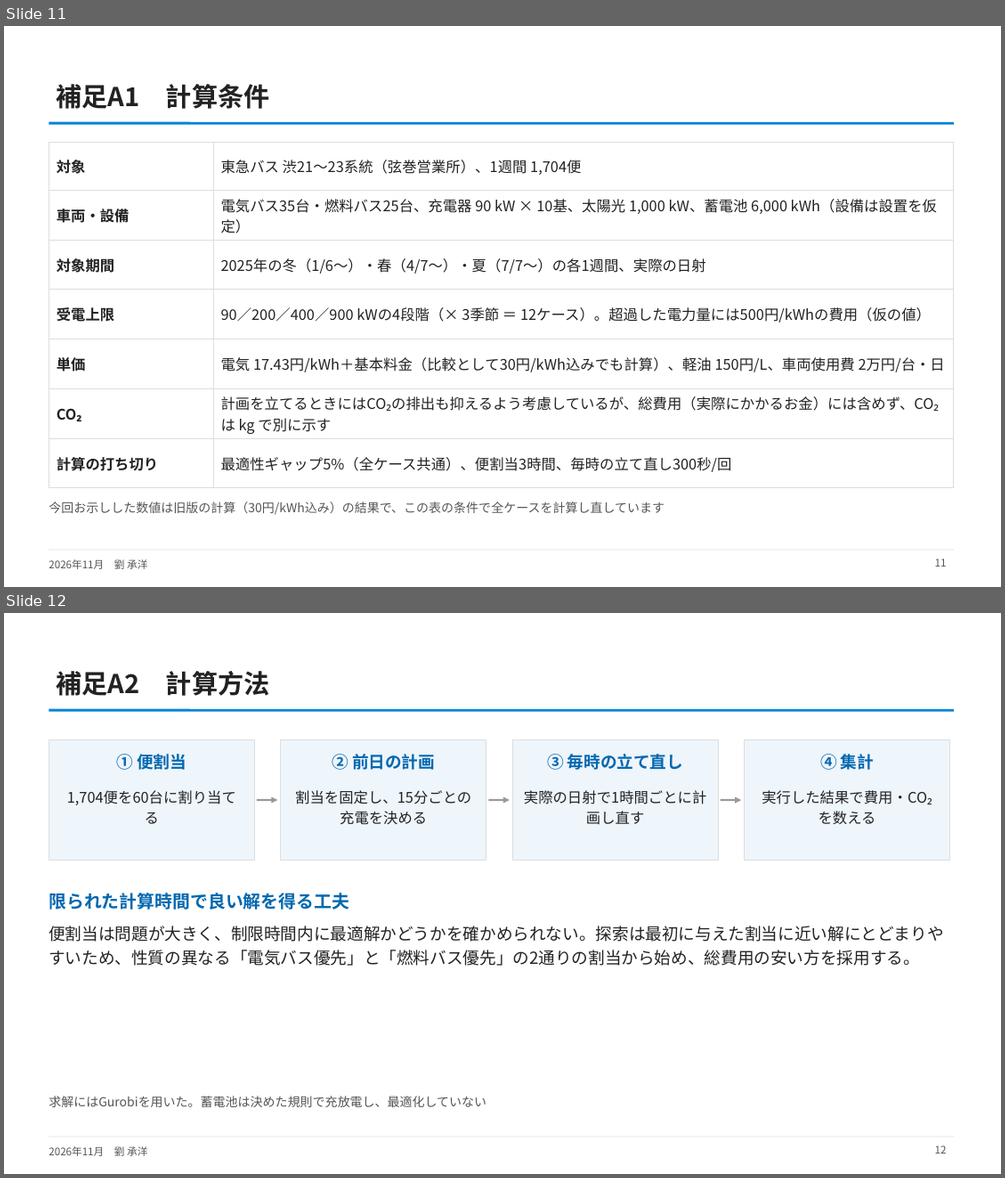
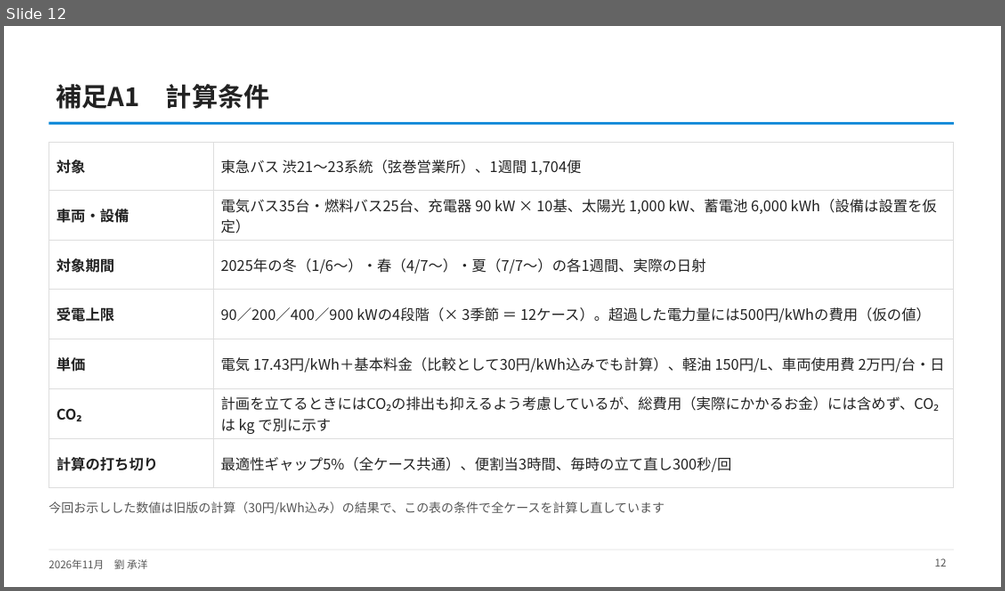
Before and after one commit to CYLIU2003/master-course, a slide deck: outcome/2026-11-16_nishiyama_consult/西山先生へのご相談_最新結果と3本目の柱.pptx. Shown one above the other, each under a label of ours: slides 11 and 12 before the commit, slide 12 after it. The pictures are 1005x1178 and 1005x591 pixels, drawn with LibreOffice and Linux fonts; fonts in the diff are those of the drawing. Boxes give left, top, right and bottom in pixels: in the first picture for what was removed or moved away, otherwise in the second. Text is boxed around its words. In the diff, an @@ line names an element or a change of style, - is before the commit and + after.

```diff
--- a/outcome/2026-11-16_nishiyama_consult/西山先生へのご相談_最新結果と3本目の柱.pptx
+++ b/outcome/2026-11-16_nishiyama_consult/西山先生へのご相談_最新結果と3本目の柱.pptx
@@ slide 12 removed at box(4, 613, 1001, 1174), background #FFFFFF; not listed: 3 template elements that a slide beside it also shows @@
@@ title removed at box(57, 671, 270, 696) @@
-補足A2 計算方法
@@ rectangle removed at box(48, 740, 254, 860) @@
@@ rectangle removed at box(281, 740, 486, 860) @@
@@ rectangle removed at box(512, 740, 718, 860) @@
@@ rectangle removed at box(744, 740, 950, 860) @@
@@ text removed at box(117, 754, 186, 770) @@
-① 便割当
@@ text removed at box(332, 754, 435, 770) @@
-② 前日の計画
@@ text removed at box(547, 754, 683, 770) @@
-③ 毎時の立て直し
@@ text removed at box(820, 754, 874, 770) @@
-④ 集計
@@ text removed at box(67, 790, 236, 805) @@
-1,704便を60台に割り当てる
@@ text removed at box(295, 790, 471, 804) @@
-割当を固定し、15分ごとの充電を決める
@@ text removed at box(524, 790, 707, 804) @@
-実際の日射で1時間ごとに計画し直す
@@ text removed at box(761, 790, 932, 804) @@
-実行した結果で費用・CO₂を数える
@@ arrow removed from (257, 800) to (278, 800) @@
@@ arrow removed from (488, 800) to (510, 800) @@
@@ arrow removed from (720, 800) to (741, 800) @@
@@ text removed at box(48, 892, 349, 909) @@
-限られた計算時間で良い解を得る工夫
@@ text removed at box(48, 925, 943, 965) @@
-便割当は問題が大きく、制限時間内に最適解かどうかを確かめられない。探索は最初に与えた割当に近い解にとどまりやすいため、性質の異なる「電気バス優先」と「燃料バス優先」の2通りの割当から始め、総費用の安い方を採用する。
@@ text removed at box(48, 1095, 486, 1107) @@
-求解にはGurobiを用いた。蓄電池は決めた規則で充放電し、最適化していない
@@ page number removed at box(935, 1145, 947, 1153) @@
-12
@@ what was slide 11 is now slide 12 @@
@@ page number at box(935, 558, 947, 566): text changed @@
-11
+12
```
Also in this commit, not shown: 4 slides changed, 1 slide added, 2 other files.
